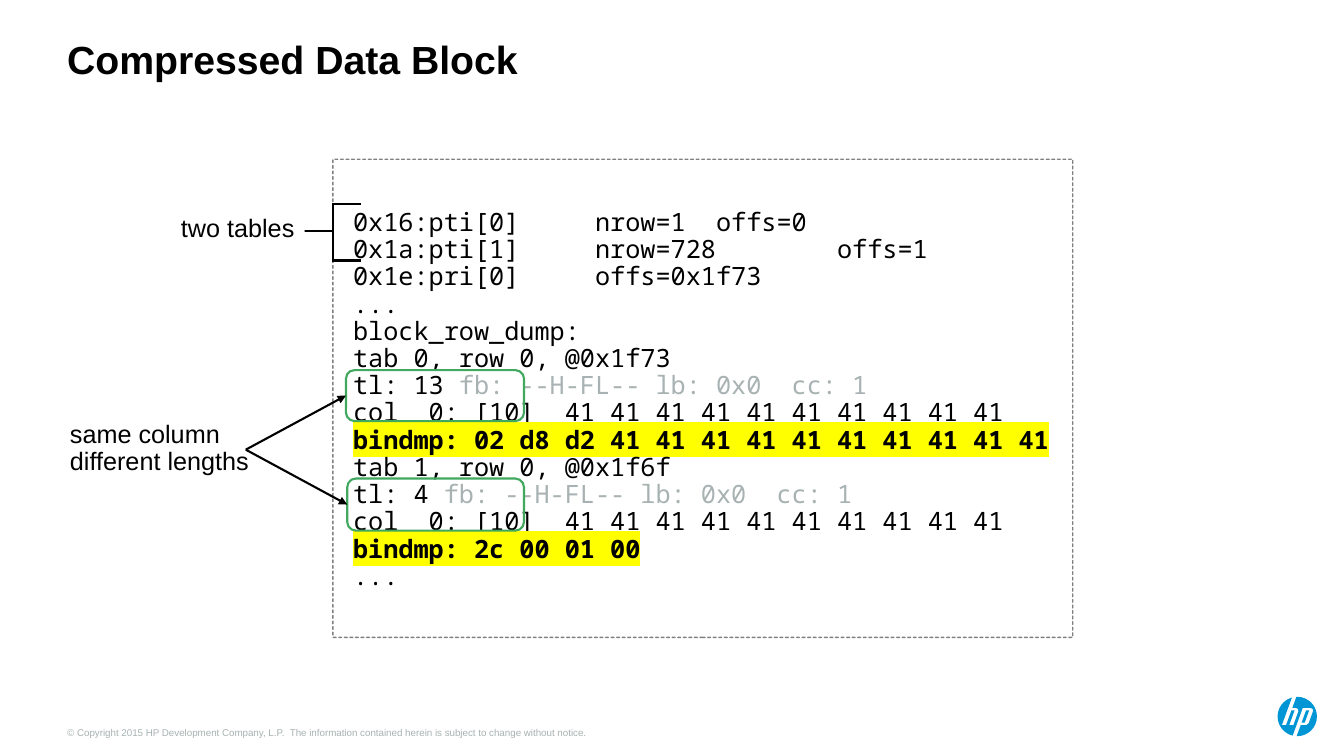
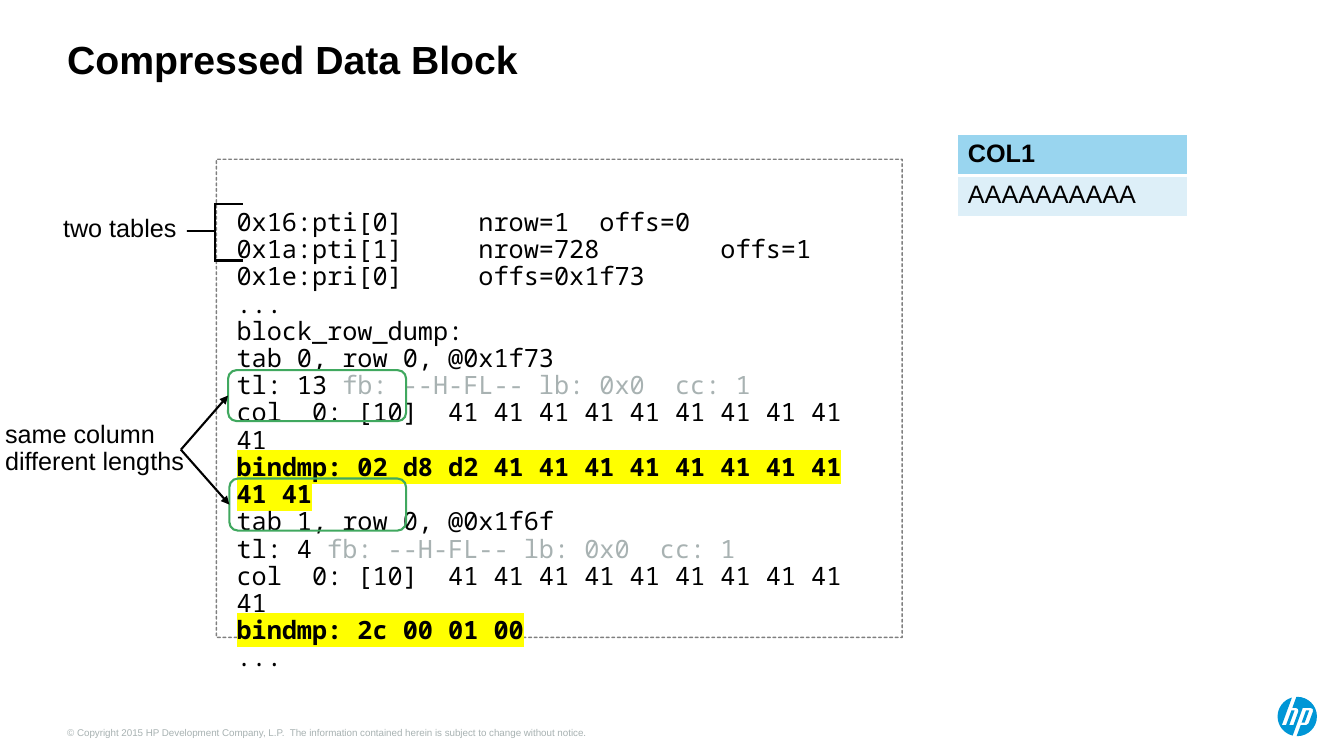
Before and after one commit to Dyland28/HP-Data-Compression, a slide deck: slide 5 of compression_sand_weiss_hotsos_2018.pptx. Drawn at 1344x756 pixels with LibreOffice and Linux fonts; fonts in the diff are those of the drawing. Boxes give left, top, right and bottom in pixels: in the first picture for what was removed or moved away, otherwise in the second. Text is boxed around its words. In the diff, an @@ line names an element or a change of style, - is before the commit and + after.

```diff
--- a/compression_sand_weiss_hotsos_2018.pptx
+++ b/compression_sand_weiss_hotsos_2018.pptx
@@ table added at bbox=[958, 134, 1188, 216], 2 rows, 1 columns @@
+COL1
+AAAAAAAAAA
@@ rectangle "0x16:pti[0] nrow=1 offs=0": place and size @@
-rectangle "0x16:pti[0] nrow=1 offs=0" at bbox=[333, 159, 1073, 637]
+rectangle "0x16:pti[0] nrow=1 offs=0" at bbox=[217, 159, 902, 637]
@@ 1 text, 1 rounded rectangle, 1 right brace: place and size @@
-1 text, 1 rounded rectangle, 1 right brace at bbox=[181, 204, 523, 531]
+1 text, 1 rounded rectangle, 1 right brace at bbox=[63, 204, 406, 531]
@@ rounded rectangle: place and size @@
-rounded rectangle at bbox=[346, 370, 524, 421]
+rounded rectangle at bbox=[228, 370, 406, 421]
@@ arrow moved from (246, 450) - (346, 395) to (180, 450) - (228, 395) @@
@@ text "same column": place and size @@
-text "same column" at bbox=[70, 424, 249, 476]
+text "same column" at bbox=[5, 424, 184, 476]
@@ arrow moved from (246, 450) - (347, 505) to (180, 450) - (230, 505) @@
```
Also in this commit, not shown: 5 other slides changed, 1 slide added, 2 slides removed.
